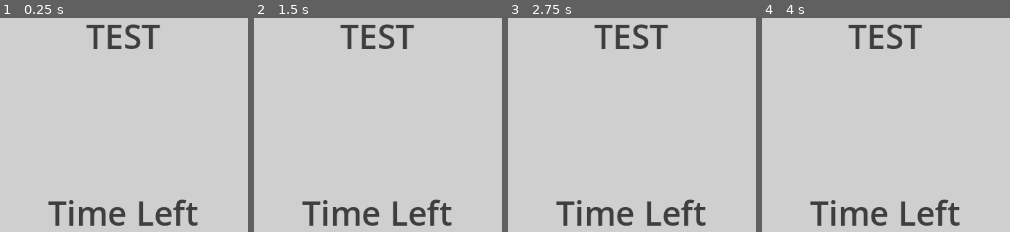
Above: before the commit, frames 1-4 (left to right).
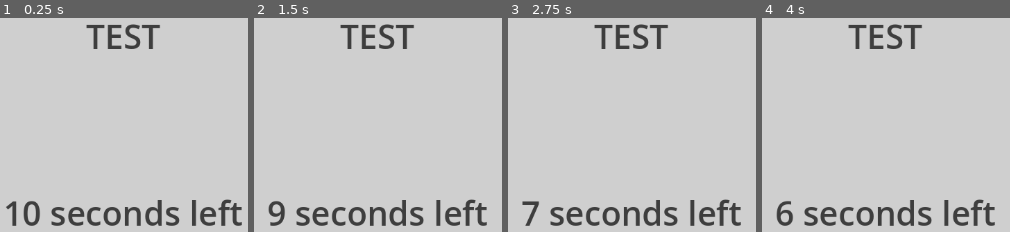
Above: after the commit, the same moments.

Repository: federstedt/screentime
Game: Godot game, scene res://main.tscn
The game is run twice, just before and just after one commit, with the same random seed, the same clock (stepped at 60 frames per second) and the same inputs. The project has no main scene, so this scene is started directly.
Inputs:
- Up to frame 1 (0.25 s): no input
- Up to frame 2 (1.5 s): tap Enter at 0.5 s; tap Space at 1.25 s
- Up to frame 3 (2.75 s): tap Enter at 2 s
- Up to frame 4 (4 s): tap Space at 3.5 s

The runs differ from the first frame. In frame 1, 5.3% of the frame differs, in the area x 2-98%, y 84-98%; in frame 2, 5.1%; in frame 3, 4.9%; in frame 4, 5.1%.

Commit message:
connected GUI and timer code in main

Diff:
--- a/GUI/base_gui.gd
+++ b/GUI/base_gui.gd
@@ -1,16 +1,10 @@
 extends Control
 
-# Called when the node enters the scene tree for the first time.
-func _ready() -> void:
-	var main_node  = get_parent()
-	main_node.connect("main_timer_updated", _on_timer_updated)
-
-
-# Called every frame. 'delta' is the elapsed time since the previous frame.
-func _process(delta: float) -> void:
-	pass
-
+func _ready():
+	var main_node = get_parent()  # Main är föräldern till GUI
+	main_node.connect("timer_updated", Callable(self, "_on_timer_updated"))  # Koppla signalen
 
 func _on_timer_updated(time_left: float):
 	var label: RichTextLabel = get_node("TimeLeftText")
-	label.text = "[center]" + str(round(time_left)) + " seconds left"  + "[/center]" # Uppdatera GUI
+	var text = str(round(time_left)) + " seconds left"  # Uppdatera label
+	label.text = "[center]" + text + "[/center]"
--- a/main.gd
+++ b/main.gd
@@ -1,29 +1,21 @@
 extends Node
-# https://gamedevbeginner.com/how-to-make-a-timer-in-godot-count-up-down-in-minutes-seconds/#stopwatch
 
-signal main_timer_updated(time_left: float)
+signal timer_updated(time_left: float)
 
-@onready var main_timer:Timer = get_node('MainTimer')
-@export var main_screentime:float = 60.0
+@export var main_time:float = 10
+@onready var main_timer:Timer = get_node("MainTimer")  # Referens till din TimerNode
 
-@onready var time_elapsed := 0.0
-# Called when the node enters the scene tree for the first time.
-func _ready() -> void:
-	main_timer.start()
-	main_timer.connect("main_timer_updated",_on_timer_tick) # För att få tid kvar kontinuerligt
+func _ready():
+	set_main_timer(main_time)
+	main_timer.start()  # Starta timern
+	main_timer.connect("timeout", Callable(self, "_on_timeout"))  # Koppla timeout-signalen
 
-func _on_timer_tick():
-	emit_signal("main_timer_updated", main_timer.time_left)  # Skicka signal med tiden kvar
+func _process(delta: float):
+	emit_signal("timer_updated", main_timer.time_left)  # Skicka kontinuerligt tid kvar som signal
 
-func set_main_screentime(float) -> void:
-	main_screentime = float
+func _on_timeout():
+	#print("Timer is done!")  # Exempel: Vad som händer när tiden är slut
+	pass
 
-func get_main_screentime() -> float:
-	return main_timer.time_left
-
-# Called every frame. 'delta' is the elapsed time since the previous frame.
-func _process(delta: float) -> void:
-	time_elapsed += delta
-
-func get_time_elapsed() -> float:
-	return time_elapsed
+func set_main_timer(time: float):
+	main_timer.wait_time = time
